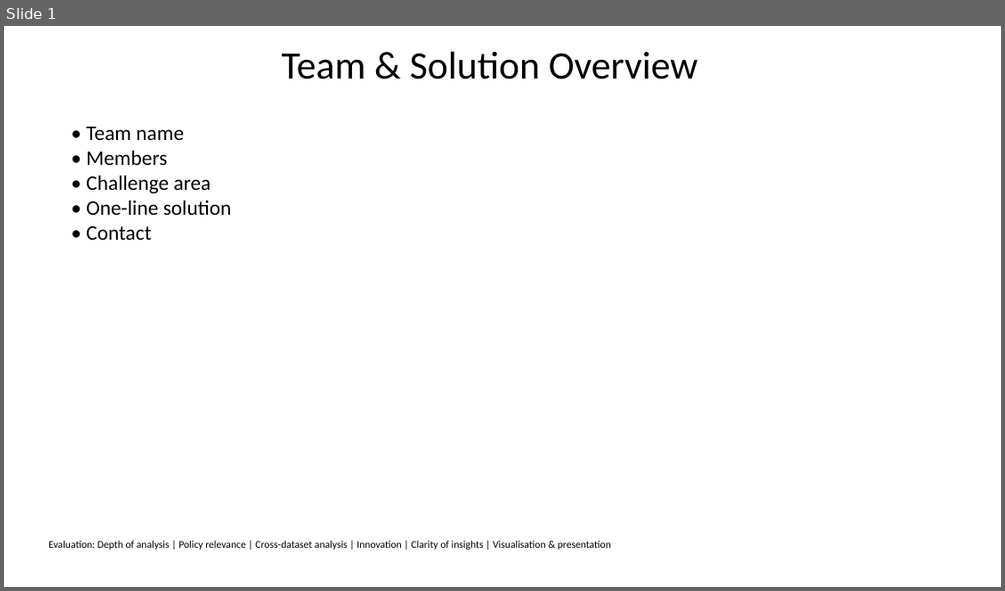
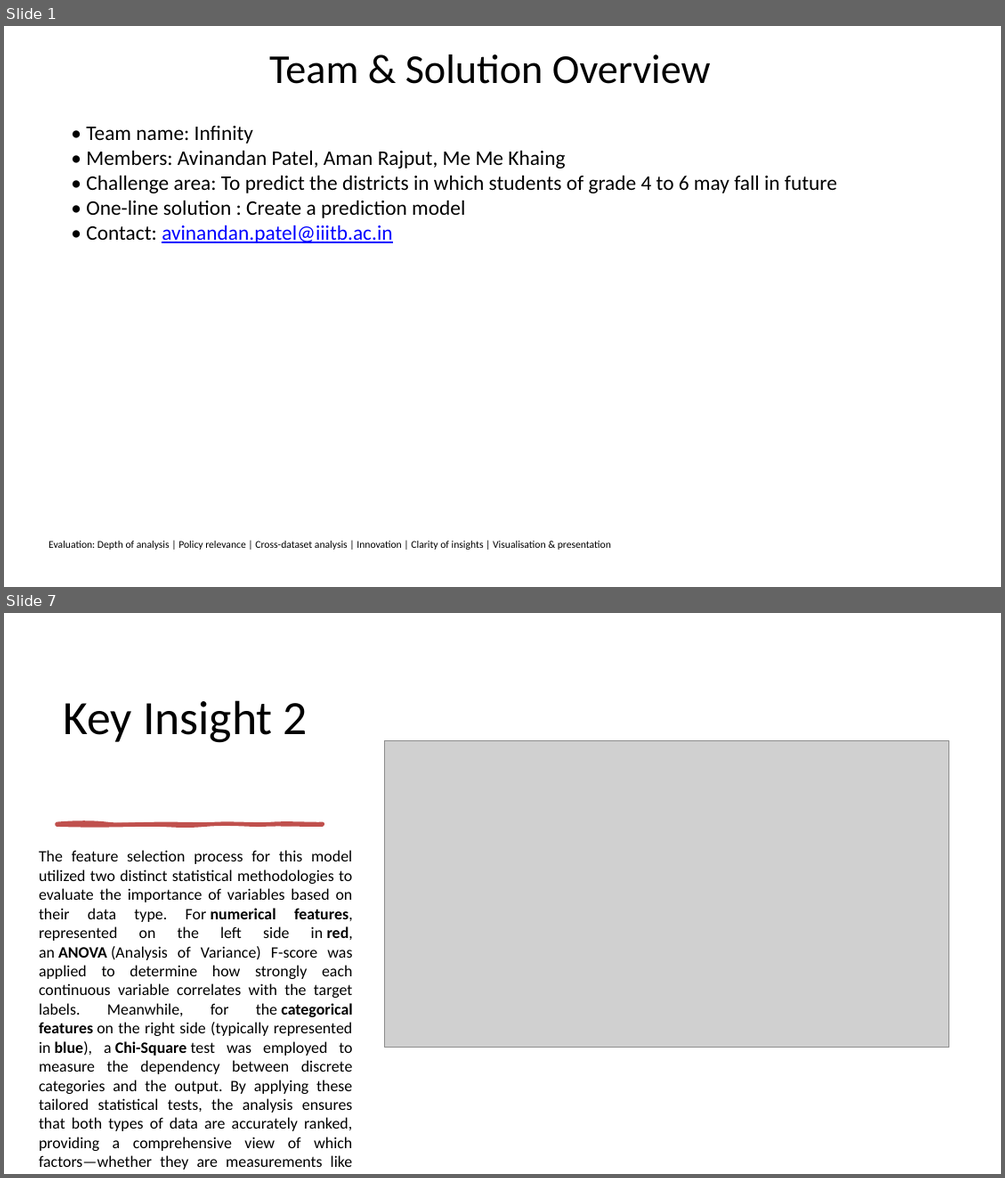
Before and after one commit to AvinandanPatel/infinity, a slide deck: slides.pptx. Shown one above the other, each under a label of ours: slide 1 before the commit, slides 1 and 7 after it; the slides between them are not shown. The pictures are 1005x591 and 1005x1178 pixels, drawn with LibreOffice and Linux fonts; fonts in the diff are those of the drawing; grey boxes stand for pictures. Boxes give left, top, right and bottom in pixels: in the first picture for what was removed or moved away, otherwise in the second. Text is boxed around its words. In the diff, an @@ line names an element or a change of style, - is before the commit and + after.

```diff
--- a/slides.pptx
+++ b/slides.pptx
@@ slide 7 added at (x1=4, y1=613, x2=1001, y2=1174), background #FFFFFF @@
@@ title added at (x1=63, y1=700, x2=307, y2=743), 46 pt, text #000000 @@
+Key Insight 2
@@ picture added at (x1=385, y1=741, x2=949, y2=1047) @@
@@ freeform shape added at (x1=57, y1=823, x2=323, y2=825), fill #C0504D, outline #C0504D 3 pt @@
@@ text added at (x1=39, y1=850, x2=353, y2=1169), 15.3 pt, text #000000 @@
+The feature selection process for this model utilized two distinct statistical methodologies to evaluate the importance of variables based on their data type. For numerical features, represented on the left side in red, an ANOVA (Analysis of Variance) F-score was applied to determine how strongly each continuous variable correlates with the target labels. Meanwhile, for the categorical features on the right side (typically represented in blue), a Chi-Square test was employed to measure the dependency between discrete categories and the output. By applying these tailored statistical tests, the analysis ensures that both types of data are accurately ranked, providing a comprehensive view of which factors—whether they are measurements like literacy rates or categories like school management types—have the most significant impact on the final results.
+• Response: At risk flag
@@ slide 1 changed as well @@
@@ title "Team & Solution Overview" at (x1=269, y1=54, x2=711, y2=84): size 37.4 to 39.6 pt; line spacing 0.8 to 1 @@
@@ text at (x1=86, y1=126, x2=837, y2=243): text changed @@
-• Team name
-• Members
-• Challenge area
-• One-line solution
-• Contact
+• Team name: Infinity
+• Members: Avinandan Patel, Aman Rajput, Me Me Khaing
+• Challenge area: To predict the districts in which students of grade 4 to 6 may fall in future
+• One-line solution : Create a prediction model
+• Contact: avinandan.patel@iiitb.ac.in
```
Also in this commit, not shown: 5 other slides changed, 4 other slides added, 5 slides removed, 6 other files.
